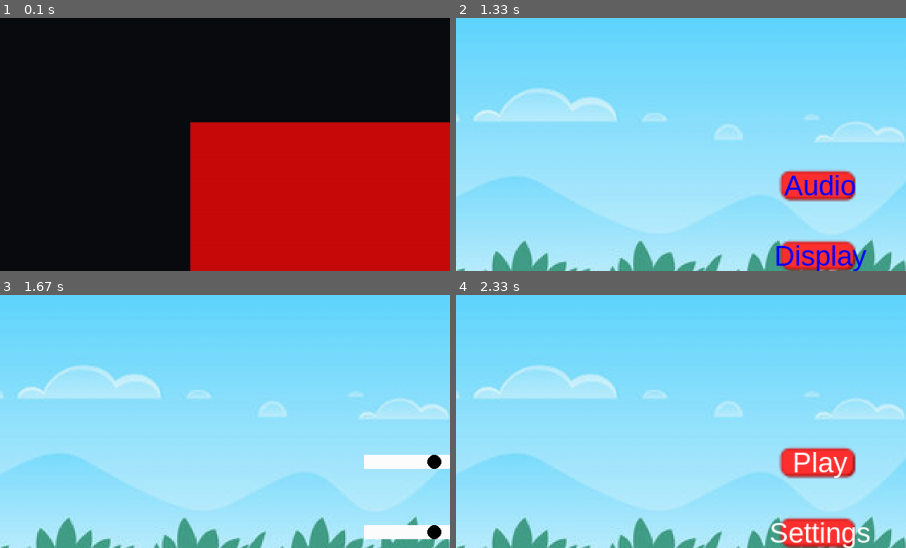
Above: before the commit, frames 1-4 (two rows, left to right).
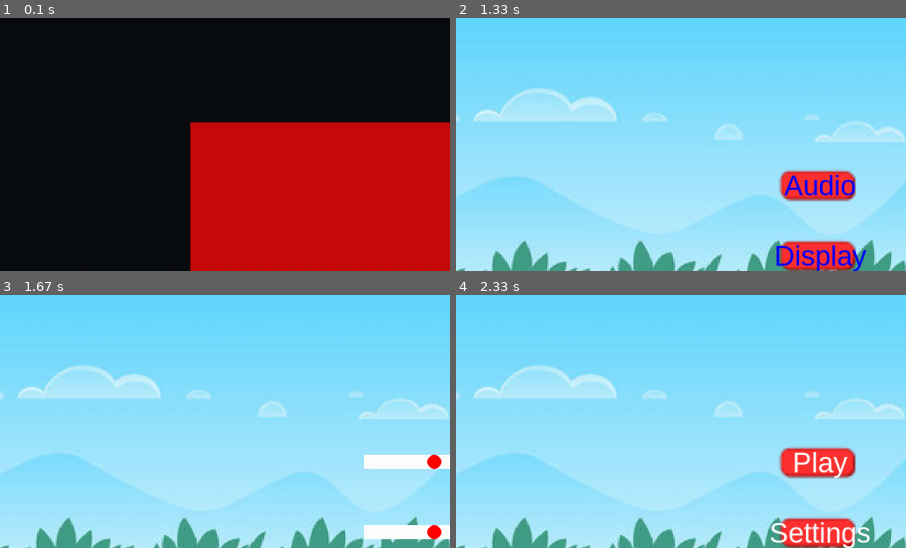
Above: after the commit, the same moments.

Repository: cse442-at-ub/s24semesterproject-we-love-the-company
Game: pygame game, started from src/game/game.py
The game is run twice, just before and just after one commit, with the same random seed, the same clock (stepped at 60 frames per second) and the same inputs.
Inputs (mouse positions are % of the whole screen's width and height, from its top left):
- Up to frame 1 (0.1 s): no input
- Up to frame 2 (1.33 s): press the mouse at (26, 51) at 0.37 s; move the mouse to (43, 61) at 0.47 s; release the mouse at (60, 72) at 0.6 s; press the mouse at (50, 57) at 1.2 s; move the mouse to (55, 53) at 1.3 s
- Up to frame 3 (1.67 s): release the mouse at (61, 50) at 1.43 s; press the mouse at (50, 43) at 1.53 s; move the mouse to (35, 31) at 1.63 s
- Up to frame 4 (2.33 s): release the mouse at (20, 20) at 1.77 s; press the mouse at (50, 71) at 1.87 s; move the mouse to (47, 63) at 1.97 s; release the mouse at (44, 55) at 2.1 s; press the mouse at (50, 71) at 2.2 s; move the mouse to (58, 42) at 2.3 s
The pictures show only the part of the screen within x 10-60%, y 10-60%; the shares and areas given below are measured in that part.

Frames 1-2 are identical in both runs. In frame 3, 0.3% of the frame differs, in the area x 94-99%, y 62-97%; in frame 4, nothing differs.

Commit message:
UGABUGAGA

Diff:
--- a/src/game/AudioMenu.py
+++ b/src/game/AudioMenu.py
@@ -4,6 +4,10 @@
 from Sliders import Slider
 
 from gamestate import *
+
+audio_pack = pygame.mixer.music.load("src/game/Assets/Background_music_menu.wav")
+audio_control = pygame.mixer.music.play(-1)
+button_sound_que = pygame.mixer.Sound("src/game/Assets/button_click.mp3")
 
 ID = "Audio_settings"
 
@@ -19,7 +23,7 @@
         back_button_y = screen.get_height() // 2 + 150
 
         self.BackButton = Button(image=pygame.image.load(self.path + "Assets/button.png"), pos=(screen_center_x, back_button_y),
-                        text_input="Back", font=self.textFont, base_color="white", hovering_color="blue", click_sound= pygame.mixer.Sound("src/game/Assets/button_click.mp3"))
+                        text_input="Back", font=self.textFont, base_color="white", hovering_color="blue", click_sound= button_sound_que)
 
         self.slider_one = Slider(screen_center_x, slider_one_y, width=200, height=20, min_val=0, max_val=100)
         self.slider_two = Slider(screen_center_x, slider_two_y, width =200, height=20, min_val=0, max_val=100)
--- a/src/game/OptionsMenu.py
+++ b/src/game/OptionsMenu.py
@@ -6,11 +6,16 @@
 
 ID = "settings"
 
+audio_pack = pygame.mixer.music.load("src/game/Assets/Background_music_menu.wav")
+audio_control = pygame.mixer.music.play(-1)
+button_sound_que = pygame.mixer.Sound("src/game/Assets/button_click.mp3")
+
 class SettingsScene:
     def __init__(self, screen):
         self.id = ID
         self.path = os.path.dirname(__file__) + "/"
         self.textFont = pygame.font.SysFont("Arial", 40)
+
 
         screen_center_x = screen.get_width() // 2
         audio_button_y = screen.get_height() // 2 - 50
@@ -18,13 +23,13 @@
         back_button_y = screen.get_height() // 2 + 150
 
         self.BackButton = Button(image=pygame.image.load(self.path + "Assets/button.png"), pos=(screen_center_x, back_button_y),
-                        text_input="Back", font=self.textFont, base_color="white", hovering_color="blue", click_sound= pygame.mixer.Sound("src/game/Assets/button_click.mp3"))
+                        text_input="Back", font=self.textFont, base_color="white", hovering_color="blue", click_sound= button_sound_que)
 
         self.AudioButton = Button(image=pygame.image.load(self.path + "Assets/button.png"), pos=(screen_center_x, audio_button_y),
-                        text_input="Audio", font=self.textFont, base_color="white", hovering_color="blue", click_sound= pygame.mixer.Sound("src/game/Assets/button_click.mp3"))
+                        text_input="Audio", font=self.textFont, base_color="white", hovering_color="blue", click_sound= button_sound_que)
 
         self.VideoButton = Button(image=pygame.image.load(self.path + "Assets/button.png"), pos=(screen_center_x, video_button_y),
-                        text_input="Display", font=self.textFont, base_color="white", hovering_color="blue", click_sound= pygame.mixer.Sound("src/game/Assets/button_click.mp3"))
+                        text_input="Display", font=self.textFont, base_color="white", hovering_color="blue", click_sound= button_sound_que)
 
         self.buttons = [self.BackButton, self.AudioButton, self.VideoButton]
 
--- a/src/game/Sliders.py
+++ b/src/game/Sliders.py
@@ -1,4 +1,8 @@
 import pygame
+
+audio_pack = pygame.mixer.music.load("src/game/Assets/Background_music_menu.wav")
+audio_control = pygame.mixer.music.play(-1)
+button_sound_que = pygame.mixer.Sound("src/game/Assets/button_click.mp3")
 
 class Slider:
     def __init__(self, xpos, ypos, width, height, min_val: int, max_val: int):
@@ -18,17 +22,26 @@
 
         self.handle_radius = 10  # Width of the slider handle
         self.handle_rec = pygame.Rect(self.container_rect.left, self.container_rect.centery - 2, self.container_rect.width, 4)
+        self.handle_center = self.container_rect.left + self.width // 2
 
 
     def draw(self,screen):
         pygame.draw.rect(screen, (255,255,255), self.container_rect)
-        pygame.draw.circle(screen, (0, 0, 0), (self.handle_rec.centerx, self.handle_rec.centery), self.handle_radius)
+        pygame.draw.circle(screen, (255, 0, 0), (self.handle_rec.centerx, self.handle_rec.centery), self.handle_radius)
 
     def move(self, pos):
-        self.container_rect.x = max(self.x_pos, min(pos[0], self.x_pos + self.width))
+        self.handle_center = max(self.container_rect.left, min(pos[0], self.container_rect.right))
 
     def update_value(self):
-        self.value = (self.container_rect.x - self.x_pos) / self.width * (self.max - self.min) + self.min
+        #hopefully this calculation is right
+        relative_position = self.handle_center - self.container_rect.left
+        total_width = self.container_rect.width - 2 * self.handle_radius
+
+        # Calculate the volume based on the relative position of the handle
+        volume = (relative_position / total_width) * 100  # Scale to a 0-100 range
+
+        # Update the volume of the background music
+        pygame.mixer.music.set_volume(volume / 100)  # Set volume between 0 and 1
 
     def move_handle(self, event):
         if event == pygame.MOUSEBUTTONDOWN:
--- a/src/game/menu.py
+++ b/src/game/menu.py
@@ -6,6 +6,12 @@
 from Buttons import Button
 
 ID = "main_menu"
+
+pygame.mixer.init()
+audio_pack = pygame.mixer.music.load("src/game/Assets/Background_music_menu.wav")
+audio_control = pygame.mixer.music.play(-1)
+button_sound_que = pygame.mixer.Sound("src/game/Assets/button_click.mp3")
+
 
 class MenuScene:
     def __init__(self, screen):
@@ -16,8 +22,9 @@
         self.textFont = pygame.font.SysFont("Arial", 40)
 
         #this the current background music
-        pygame.mixer.music.load("src/game/Assets/Background_music_menu.wav")
-        pygame.mixer.music.play(-1)
+
+        audio_pack
+        audio_control
 
         screen_center_x = screen.get_width() // 2
         play_button_y = screen.get_height() // 2 - 50
@@ -28,17 +35,17 @@
 
          # the slowest thing you could possibly do pt2
         self.PlayButton = Button(image=pygame.image.load(self.path + "Assets/button.png"), pos=(screen_center_x, play_button_y),
-                            text_input="Play", font=self.textFont, base_color="white", hovering_color="blue", click_sound= pygame.mixer.Sound("src/game/Assets/button_click.mp3"))
+                            text_input="Play", font=self.textFont, base_color="white", hovering_color="blue", click_sound = button_sound_que)
 
         self.ExitButton = Button(image=pygame.image.load(self.path + "Assets/button.png"), pos=(screen_center_x, exit_button_y),
-                            text_input="Exit", font=self.textFont, base_color="white", hovering_color="blue", click_sound= pygame.mixer.Sound("src/game/Assets/button_click.mp3"))
+                            text_input="Exit", font=self.textFont, base_color="white", hovering_color="blue", click_sound= button_sound_que)
 
         #put a settings button with the button.img. It uses the same fonts and color and hover color
         self.SettingsButton = Button(image=pygame.image.load(self.path + "Assets/button.png"), pos=(screen_center_x, settings_button_y),
-                                text_input="Settings", font=self.textFont, base_color="white", hovering_color="blue", click_sound= pygame.mixer.Sound("src/game/Assets/button_click.mp3"))
+                                text_input="Settings", font=self.textFont, base_color="white", hovering_color="blue", click_sound= button_sound_que)
 
         self.InstructionsButton = Button(image=pygame.image.load(self.path + "Assets/button.png"), pos=(screen_center_x, instruct_button_y),
-                                text_input="How To Play", font=self.textFont, base_color="white", hovering_color="blue", click_sound= pygame.mixer.Sound("src/game/Assets/button_click.mp3"))
+                                text_input="How To Play", font=self.textFont, base_color="white", hovering_color="blue", click_sound= button_sound_que)
 
         self.buttons = [self.PlayButton, self.ExitButton, self.SettingsButton, self.InstructionsButton]
 
